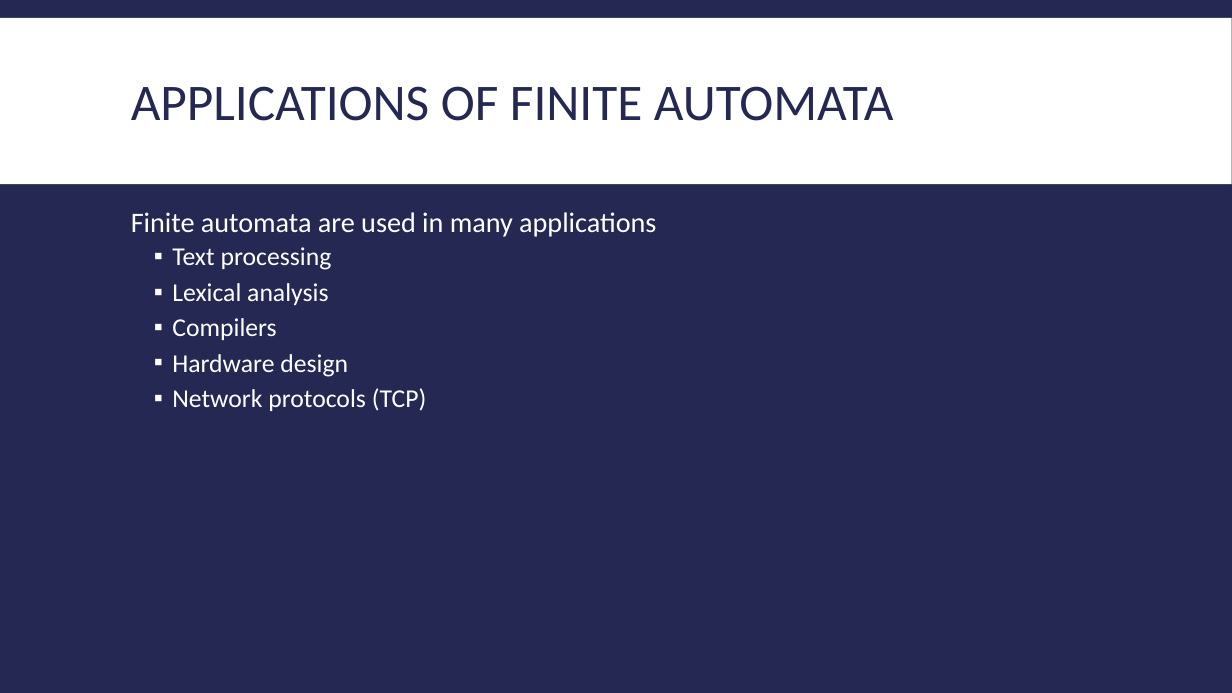
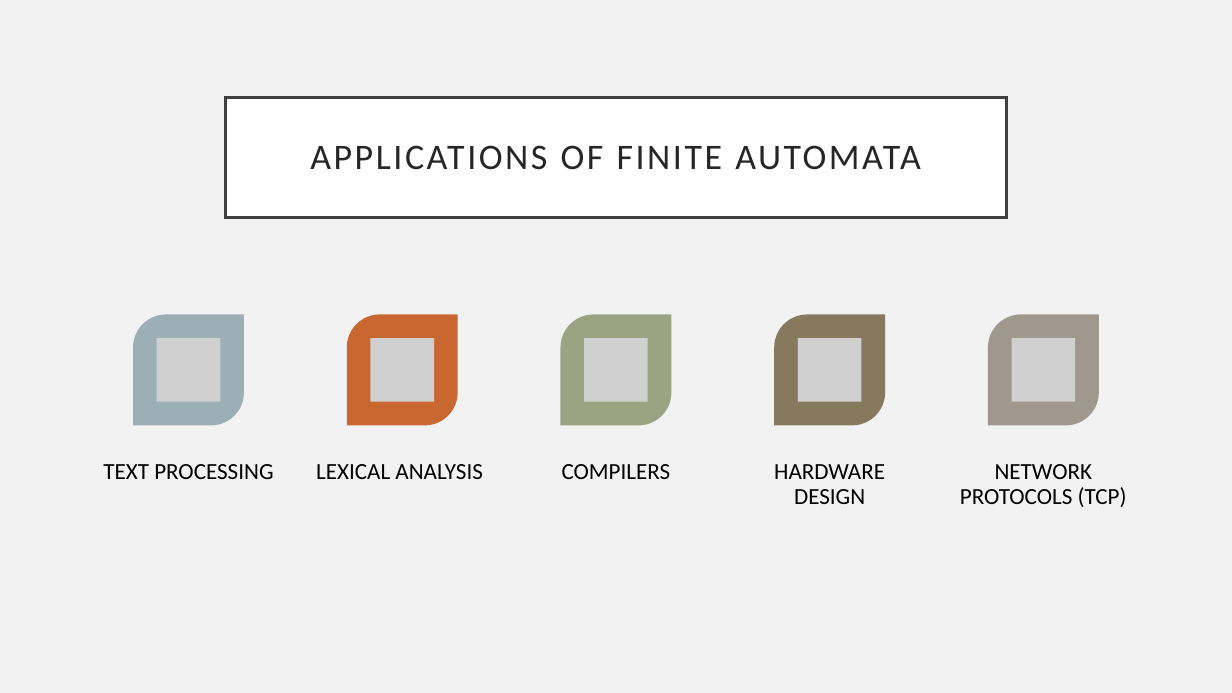
Before and after one commit to Jacobsma/CS477-Project, a slide deck: slide 10 of implementation.pptx. Drawn at 1232x693 pixels with LibreOffice and Linux fonts; fonts in the diff are those of the drawing; grey boxes stand for pictures. Boxes give left, top, right and bottom in pixels: in the first picture for what was removed or moved away, otherwise in the second. Text is boxed around its words. In the diff, an @@ line names an element or a change of style, - is before the commit and + after.

```diff
--- a/implementation.pptx
+++ b/implementation.pptx
@@ background #242852 to #F2F2F2 @@
@@ rectangle removed at bbox=[0, 18, 1232, 184] @@
@@ title "APPLICATIONS OF FINITE AUTOMATA": place and size @@
-title "APPLICATIONS OF FINITE AUTOMATA" at bbox=[131, 86, 893, 121]
+title "APPLICATIONS OF FINITE AUTOMATA" at bbox=[226, 97, 1006, 217]
@@ title "APPLICATIONS OF FINITE AUTOMATA" at bbox=[226, 97, 1006, 217]: size 40 to 28 pt, text colour #242852 to #262626, letter spacing 0 to 2 pt; alignment left to centre; line spacing 0.85 to 0.9; fill none to #FFFFFF; outline none to #404040 2.5 pt @@
@@ text removed at bbox=[131, 212, 656, 411] @@
-Finite automata are used in many applications
-  ▪ Text processing
-  ▪ Lexical analysis
-  ▪ Compilers
-  ▪ Hardware design
-  ▪ Network protocols (TCP)
@@ group added at bbox=[103, 314, 1127, 507]: 5 round diag rects, 5 pictures, 5 texts @@
+TEXT PROCESSING
+LEXICAL ANALYSIS
+COMPILERS
+HARDWARE DESIGN
+NETWORK PROTOCOLS (TCP)
```
Also in this commit, not shown: 20 other slides changed, 3 slides added, 3 slides removed, 1 other file.
